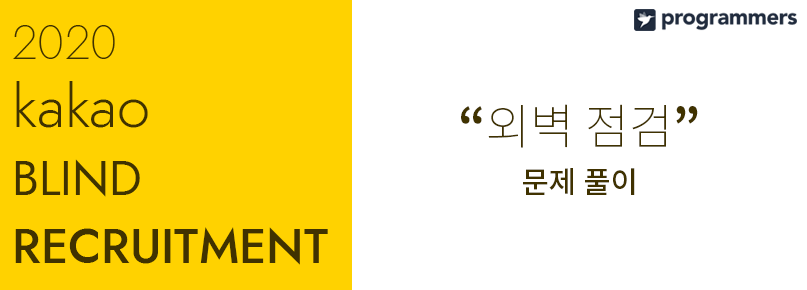
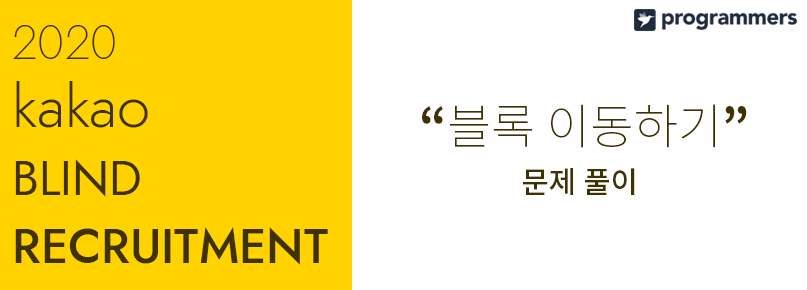
Layer changes from the first 807 x 290 image to the second:
renamed "“외벽 점검”" to "“블록 이동하기”", painted on it over [422, 104, 747, 148]
